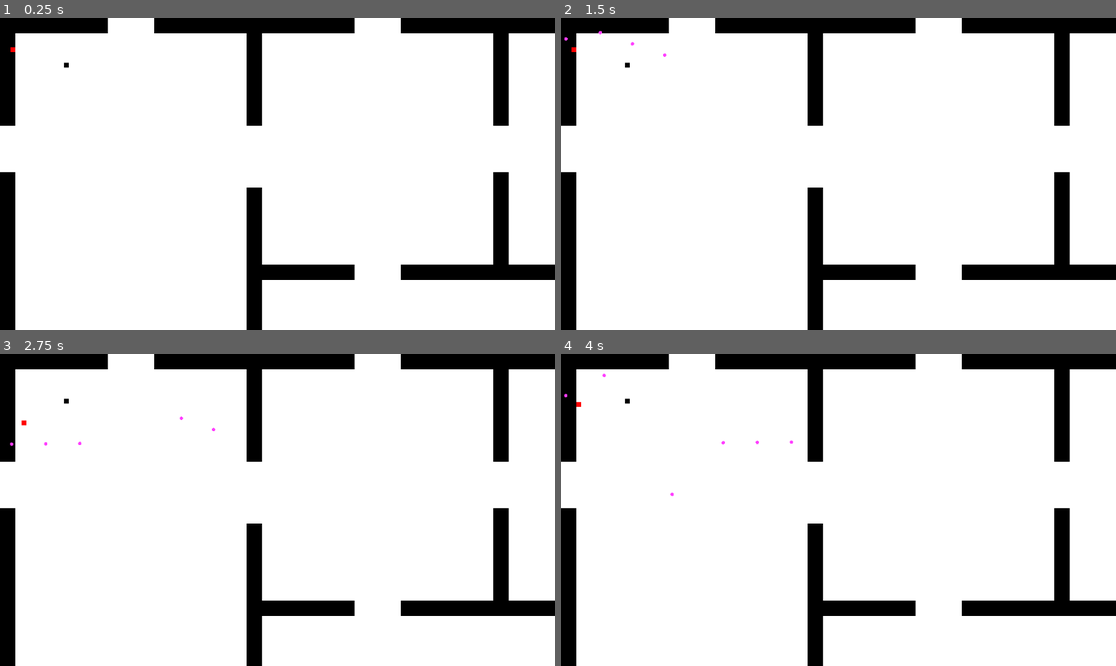
Above: before the commit, frames 1-4 (two rows, left to right).
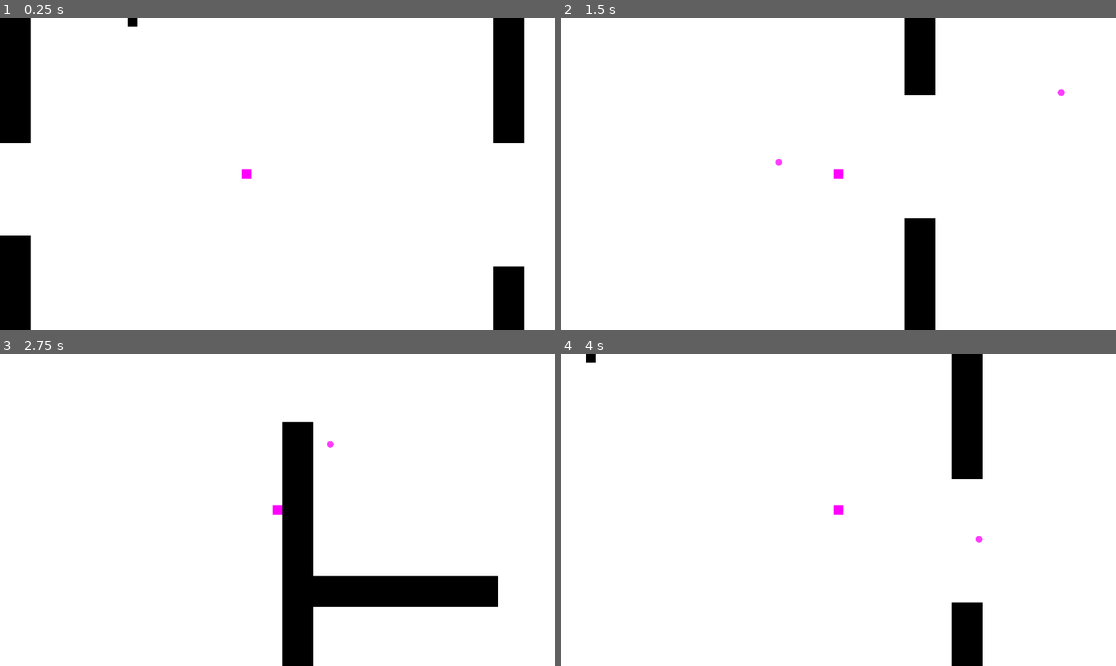
Above: after the commit, the same moments.

Repository: leRourou/CatsGame
Game: Godot game, scene res://scenes/Main.tscn
Same seed, same stepped clock (60 frames per second), same inputs: the game is played once before the commit and once after it.
Inputs (mouse positions are in pixels of both pictures, inside the frame that each line leads up to):
- Up to frame 1 (0.25 s): no input
- Up to frame 2 (1.5 s): tap Enter at 0.5 s; move the mouse to (960, 158) at 0.52 s; press the mouse at (960, 158) at 0.53 s; hold Right (ui_right) 0.53-1.28 s; move the mouse to (727, 189) at 1.27 s; release the mouse at (727, 189) at 1.28 s; hold Down (ui_down) from 1.28 s (still down); click (727, 189) at 1.35 s
- Up to frame 3 (2.75 s): move the mouse to (333, 441) at 2.02 s; release Down (ui_down) at 2.03 s; press the mouse at (333, 441) at 2.03 s; hold Right (ui_right) from 2.03 s (still down)
- Up to frame 4 (4 s): tap Space at 2.75 s; move the mouse to (810, 572) at 2.77 s; release Right (ui_right) at 2.78 s; release the mouse at (810, 572) at 2.78 s; hold Up (ui_up) 2.78-3.53 s; click (810, 572) at 2.85 s; move the mouse to (1005, 556) at 3.52 s; press the mouse at (1005, 556) at 3.53 s; hold Left (ui_left) from 3.53 s (still down)

The runs differ from the first frame. In frame 1, 13% of the frame differs, in the area x 0-100%, y 0-100%; in frame 2, 16%; in frame 3, 19%; in frame 4, 15%.

Commit message:
Fix problems

Diff:
--- a/project.godot
+++ b/project.godot
@@ -17,11 +17,10 @@
 
 [autoload]
 
-EnemyUtils="*res://scripts/utils/enemy_utils.gd"
 ScenesManager="*res://scripts/utils/scenes_manager.gd"
 MazeGenerator="*res://scripts/maze/maze_generator.gd"
+EnemyUtils="*res://scripts/utils/enemy_utils.gd"
 ProbaUtils="*res://scripts/utils/proba_utils.gd"
-PatternUtils="*res://scripts/maze/pattern_utils.gd"
 
 [input]
 
--- a/scenes/Room.tscn
+++ b/scenes/Room.tscn
@@ -1,27 +1,14 @@
-[gd_scene load_steps=9 format=4 uid="uid://dwxsan21i52s7"]
+[gd_scene load_steps=7 format=4 uid="uid://dwxsan21i52s7"]
 
-[ext_resource type="Script" path="res://scripts/maze/room.gd" id="1_3cfs7"]
-[ext_resource type="Texture2D" uid="uid://dax5qa7l3dsno" path="res://assets/BaseTileMap.png" id="2_6be6n"]
-[ext_resource type="Script" path="res://scenes/rooms_repository.gd" id="2_g0q0f"]
-[ext_resource type="Script" path="res://scenes/special_rooms.gd" id="4_fjevq"]
+[ext_resource type="Script" path="res://scripts/maze/rooms/room.gd" id="1_3cfs7"]
+[ext_resource type="Script" path="res://scripts/maze/rooms/rooms_repository.gd" id="2_g0q0f"]
+[ext_resource type="Script" path="res://scripts/maze/rooms/special_rooms.gd" id="4_fjevq"]
+[ext_resource type="TileSet" uid="uid://bsvp6mu54s7vd" path="res://scenes/RoomTileSet.tres" id="4_p6ogi"]
 
-[sub_resource type="NavigationPolygon" id="NavigationPolygon_fu2jv"]
-vertices = PackedVector2Array(8, 8, -8, 8, -8, -8, 8, -8)
-polygons = Array[PackedInt32Array]([PackedInt32Array(0, 1, 2, 3)])
-outlines = Array[PackedVector2Array]([PackedVector2Array(-8, -8, 8, -8, 8, 8, -8, 8)])
-agent_radius = 0.0
-
-[sub_resource type="TileSetAtlasSource" id="TileSetAtlasSource_vtdbg"]
-texture = ExtResource("2_6be6n")
-0:0/0 = 0
-0:0/0/physics_layer_0/polygon_0/points = PackedVector2Array(-8, -8, 8, -8, 8, 8, -8, 8)
-0:1/0 = 0
-0:1/0/navigation_layer_0/polygon = SubResource("NavigationPolygon_fu2jv")
-
-[sub_resource type="TileSet" id="TileSet_x1rlt"]
-physics_layer_0/collision_layer = 1
-navigation_layer_0/layers = 1
-sources/0 = SubResource("TileSetAtlasSource_vtdbg")
+[sub_resource type="NavigationPolygon" id="NavigationPolygon_6jyhp"]
+vertices = PackedVector2Array(630, 74, 1014, 74, 1014, 458, 1078, 458, 1078, 630, 1014, 630, 1014, 1014, 630, 1014, 458, 74, 630, 1078, 458, 1078, 458, 1014, 74, 1014, 74, 694, 10, 694, 10, 458, 74, 458, 74, 74, 458, 10, 630, 10)
+polygons = Array[PackedInt32Array]([PackedInt32Array(0, 1, 2), PackedInt32Array(2, 3, 4, 5), PackedInt32Array(5, 6, 7, 8), PackedInt32Array(7, 9, 10, 11), PackedInt32Array(11, 12, 13), PackedInt32Array(13, 14, 15, 16), PackedInt32Array(11, 16, 17, 8, 7), PackedInt32Array(8, 18, 19, 0), PackedInt32Array(11, 13, 16), PackedInt32Array(2, 5, 8, 0)])
+outlines = Array[PackedVector2Array]([PackedVector2Array(64, 64, 1024, 64, 1024, 1024, 64, 1024)])
 
 [sub_resource type="NavigationPolygon" id="NavigationPolygon_jbk4q"]
 vertices = PackedVector2Array(2038, 630, 2038, 1482, 1738, 1162, 1738, 950, 1654, 74, 2038, 458, 1674, 886, 1462, 886,  …(814 unchanged characters)…
@@ -40,14 +27,17 @@
 [node name="TreasureRoom" type="TileMapLayer" parent="RoomsRepository/SpecialRooms"]
 scale = Vector2(4, 4)
 tile_map_data = PackedByteArray("AAANAAkAAAAAAAEAAAANAAgAAAAAAAEAAAANAAcAAAAAAAEAAAANAAYAAAAAAAEAAAANAAUAAAAAAAEAAAANAA …(4544 unchanged characters)…
-tile_set = SubResource("TileSet_x1rlt")
+tile_set = ExtResource("4_p6ogi")
 
 [node name="NormalRooms" type="Node2D" parent="RoomsRepository"]
 
-[node name="Single" type="TileMapLayer" parent="RoomsRepository/NormalRooms"]
+[node name="Single" type="NavigationRegion2D" parent="RoomsRepository/NormalRooms"]
+navigation_polygon = SubResource("NavigationPolygon_6jyhp")
+
+[node name="Single" type="TileMapLayer" parent="RoomsRepository/NormalRooms/Single"]
 scale = Vector2(4, 4)
 tile_map_data = PackedByteArray("AAANAAkAAAAAAAEAAAANAAgAAAAAAAEAAAANAAcAAAAAAAEAAAANAAYAAAAAAAEAAAANAAUAAAAAAAEAAAANAA …(4544 unchanged characters)…
-tile_set = SubResource("TileSet_x1rlt")
+tile_set = ExtResource("4_p6ogi")
 
 [node name="Square2" type="NavigationRegion2D" parent="RoomsRepository/NormalRooms"]
 navigation_polygon = SubResource("NavigationPolygon_jbk4q")
@@ -56,49 +46,49 @@
 [node name="Square2" type="TileMapLayer" parent="RoomsRepository/NormalRooms/Square2"]
 scale = Vector2(4, 4)
 tile_map_data = PackedByteArray("AAANAAkAAAAAAAEAAAANAAgAAAAAAAEAAAANAAcAAAAAAAEAAAANAAYAAAAAAAEAAAANAAUAAAAAAAEAAAANAA …(17344 unchanged characters)…
-tile_set = SubResource("TileSet_x1rlt")
+tile_set = ExtResource("4_p6ogi")
 
 [node name="Square3" type="TileMapLayer" parent="RoomsRepository/NormalRooms"]
 scale = Vector2(4, 4)
 tile_map_data = PackedByteArray("AAANAAkAAAAAAAEAAAANAAgAAAAAAAEAAAANAAcAAAAAAAEAAAANAAYAAAAAAAEAAAANAAUAAAAAAAEAAAANAA …(38336 unchanged characters)…
-tile_set = SubResource("TileSet_x1rlt")
+tile_set = ExtResource("4_p6ogi")
 
 [node name="Triangle1" type="TileMapLayer" parent="RoomsRepository/NormalRooms"]
 scale = Vector2(4, 4)
 tile_map_data = PackedByteArray("AAAQABAAAAAAAAAAAAARABAAAAAAAAEAAAASABAAAAAAAAEAAAATABAAAAAAAAEAAAAUABAAAAAAAAEAAAAVAB …(13248 unchanged characters)…
-tile_set = SubResource("TileSet_x1rlt")
+tile_set = ExtResource("4_p6ogi")
 
 [node name="Triangle2" type="TileMapLayer" parent="RoomsRepository/NormalRooms"]
 scale = Vector2(4, 4)
 tile_map_data = PackedByteArray("AAANAAkAAAAAAAEAAAANAAgAAAAAAAEAAAANAAcAAAAAAAEAAAANAAYAAAAAAAEAAAANAAUAAAAAAAEAAAANAA …(13248 unchanged characters)…
-tile_set = SubResource("TileSet_x1rlt")
+tile_set = ExtResource("4_p6ogi")
 
 [node name="Triangle3" type="TileMapLayer" parent="RoomsRepository/NormalRooms"]
 scale = Vector2(4, 4)
 tile_map_data = PackedByteArray("AAANAAkAAAAAAAEAAAANAAgAAAAAAAEAAAANAAcAAAAAAAEAAAANAAYAAAAAAAEAAAANAAUAAAAAAAEAAAANAA …(13248 unchanged characters)…
-tile_set = SubResource("TileSet_x1rlt")
+tile_set = ExtResource("4_p6ogi")
 
 [node name="Triangle4" type="TileMapLayer" parent="RoomsRepository/NormalRooms"]
 scale = Vector2(4, 4)
 tile_map_data = PackedByteArray("AAANAAkAAAAAAAEAAAANAAgAAAAAAAEAAAANAAcAAAAAAAEAAAANAAYAAAAAAAEAAAANAAUAAAAAAAEAAAANAA …(13248 unchanged characters)…
-tile_set = SubResource("TileSet_x1rlt")
+tile_set = ExtResource("4_p6ogi")
 
 [node name="Long2" type="TileMapLayer" parent="RoomsRepository/NormalRooms"]
 scale = Vector2(4, 4)
 tile_map_data = PackedByteArray("AAANAAkAAAAAAAEAAAANAAgAAAAAAAEAAAANAAcAAAAAAAEAAAANAAYAAAAAAAEAAAANAAUAAAAAAAEAAAANAA …(8896 unchanged characters)…
-tile_set = SubResource("TileSet_x1rlt")
+tile_set = ExtResource("4_p6ogi")
 
 [node name="Long3" type="TileMapLayer" parent="RoomsRepository/NormalRooms"]
 scale = Vector2(4, 4)
 tile_map_data = PackedByteArray("AAANAAkAAAAAAAEAAAANAAgAAAAAAAEAAAANAAcAAAAAAAEAAAANAAYAAAAAAAEAAAANAAUAAAAAAAEAAAANAA …(13248 unchanged characters)…
-tile_set = SubResource("TileSet_x1rlt")
+tile_set = ExtResource("4_p6ogi")
 
 [node name="Large2" type="TileMapLayer" parent="RoomsRepository/NormalRooms"]
 scale = Vector2(4, 4)
 tile_map_data = PackedByteArray("AAANAAkAAAAAAAEAAAANAAgAAAAAAAEAAAANAAcAAAAAAAEAAAANAAYAAAAAAAEAAAANAAUAAAAAAAEAAAANAA …(8896 unchanged characters)…
-tile_set = SubResource("TileSet_x1rlt")
+tile_set = ExtResource("4_p6ogi")
 
 [node name="Large3" type="TileMapLayer" parent="RoomsRepository/NormalRooms"]
 scale = Vector2(4, 4)
 tile_map_data = PackedByteArray("AAANAAkAAAAAAAEAAAANAAgAAAAAAAEAAAANAAcAAAAAAAEAAAANAAYAAAAAAAEAAAANAAUAAAAAAAEAAAANAA …(13248 unchanged characters)…
-tile_set = SubResource("TileSet_x1rlt")
+tile_set = ExtResource("4_p6ogi")
--- /dev/null
+++ b/scenes/RoomTileSet.tres
@@ -0,0 +1,21 @@
+[gd_resource type="TileSet" load_steps=4 format=3 uid="uid://bsvp6mu54s7vd"]
+
+[ext_resource type="Texture2D" uid="uid://dax5qa7l3dsno" path="res://assets/BaseTileMap.png" id="1_855qu"]
+
+[sub_resource type="NavigationPolygon" id="NavigationPolygon_fu2jv"]
+vertices = PackedVector2Array(8, 8, -8, 8, -8, -8, 8, -8)
+polygons = Array[PackedInt32Array]([PackedInt32Array(0, 1, 2, 3)])
+outlines = Array[PackedVector2Array]([PackedVector2Array(-8, -8, 8, -8, 8, 8, -8, 8)])
+agent_radius = 0.0
+
+[sub_resource type="TileSetAtlasSource" id="TileSetAtlasSource_vtdbg"]
+texture = ExtResource("1_855qu")
+0:0/0 = 0
+0:0/0/physics_layer_0/polygon_0/points = PackedVector2Array(-8, -8, 8, -8, 8, 8, -8, 8)
+0:1/0 = 0
+0:1/0/navigation_layer_0/polygon = SubResource("NavigationPolygon_fu2jv")
+
+[resource]
+physics_layer_0/collision_layer = 1
+navigation_layer_0/layers = 1
+sources/0 = SubResource("TileSetAtlasSource_vtdbg")
--- a/scenes/bullet.tscn
+++ b/scenes/bullet.tscn
@@ -10,8 +10,8 @@
 [node name="Bullet" type="Area2D"]
 modulate = Color(1, 0.239216, 1, 1)
 z_index = 1
-collision_layer = 3
-collision_mask = 3
+collision_layer = 11
+collision_mask = 11
 script = ExtResource("1_qerra")
 
 [node name="CollisionShape2D" type="CollisionShape2D" parent="."]
--- a/scenes/game.tscn
+++ b/scenes/game.tscn
@@ -6,7 +6,6 @@
 script = ExtResource("1_mtc0x")
 
 [node name="Camera" type="Camera2D" parent="."]
-zoom = Vector2(0.5, 0.5)
 limit_left = 0
 limit_top = 0
 limit_right = 6208
--- a/scenes/special_rooms.gd
+++ /dev/null
@@ -1,14 +0,0 @@
-class_name SpecialRoom extends Room
-
-enum SpecialRoomType { START, FINISH, SHOP, TREASURE, JAIL, MINI_BOSS }
-
-var _type: SpecialRoomType
-
-func _init(position: Vector2, type: SpecialRoomType):
-	self._position_in_maze = position
-	var pattern = PatternUtils.get_pattern_from_type(type)
-	self._tiles = PatternUtils.get_pattern_tiles(pattern)
-	self._char = PatternUtils.get_char_from_type(type)
-
-func get_type():
-	return _type
--- a/scripts/bullet.gd
+++ b/scripts/bullet.gd
@@ -1,7 +1,7 @@
 class_name Bullet extends Area2D
 const bulletPath = preload("res://scenes/bullet.tscn")
 
-const SPEED = 500
+const SPEED = 1500
 const STUN_TIME = 0.0
 const DAMAGES = 120
 const MAX_DISTANCE = 1000
@@ -52,6 +52,6 @@
 		body.hitted(self)
 		remove_bullet()
 
-func _on_body_shape_entered(body_rid, body, body_shape_index, local_shape_index):
+func _on_body_shape_entered(_body_rid, body, _body_shape_index, _local_shape_index):
 	if (body is TileMap):
 		remove_bullet()
--- a/scripts/game.gd
+++ b/scripts/game.gd
@@ -12,25 +12,26 @@
 
 func _ready():
 	add_maze()
+	player.position = Vector2(16 * 32, 16 * 32)
 	add_child(player)
 	instanciate_ennemies()
 
-func _process(delta):
+func _process(_delta):
 	camera_follow_player()
 
 func add_maze():
-	var maze = MazeGenerator.generate()
+	maze = MazeGenerator.generate()
 	var rooms: Array[Room] = maze.get_rooms()
 	var room_scene = roomPath.instantiate()
 	var repo = room_scene.get_child(0)
 	for room in rooms:
-		var single_room_instance = repo.get_normal_room(room.get_pattern())
-		var pos =  room.get_position_in_maze() * 16 * 64
-		print("-----------")
-		print(room)
-		print(room.get_pattern())
-		print(single_room_instance)
-		print("-----------")
+		var single_room_instance = repo.get_normal_room(room.get_pattern().get_type())
+		var pos = room.get_position_in_maze() * 16 * 64
+		# print("-----------")
+		# print(room)
+		# print(room.get_pattern())
+		# print(single_room_instance)
+		# print("-----------")
 		single_room_instance.position = pos
 		maze_rooms.add_child(single_room_instance)
 	print(maze)
--- a/scripts/maze/maze.gd
+++ b/scripts/maze/maze.gd
@@ -1,18 +1,18 @@
 class_name Maze extends Node
 static var rng = RandomNumberGenerator.new()
 
-enum SideTile { TOP, BOTTOM, LEFT, RIGHT }
+enum SideTile {TOP, BOTTOM, LEFT, RIGHT}
 
-var size: int
+var _size: int
 var _rooms: Array[Room]
 var tiles: Array[Vector2]
 var _placable_patterns: Array
 
 func _init(size: int):
-	self.size = size
+	self._size = size
 	_rooms = []
 	tiles = []
-	_placable_patterns = PatternUtils.Patterns.values()
+	_placable_patterns = Pattern.Type.values()
 	for y in range(size):
 		for x in range(size):
 			tiles.append(Vector2(x, y))
@@ -27,19 +27,19 @@
 	return _placable_patterns
 
 # Returns the first position the pattern can be placed
-func get_first_position_pattern(pattern: PatternUtils.Patterns, is_side = null, rand_start_pos = true):
-	if (pattern == PatternUtils.Patterns.SINGLE):
+func get_first_position_pattern(pattern: Pattern.Type, is_side = null, rand_start_pos = true):
+	if (pattern == Pattern.Type.SINGLE):
 		if (is_side):
 			return get_empty_side_tile(is_side)
 		return get_empty_rand_tile()
 
-	var pattern_tiles = PatternUtils.get_pattern_tiles(pattern)
+	var pattern_tiles = Pattern.get_pattern_from_type(pattern)
 	var cursor = Vector2.ZERO
 	if (rand_start_pos):
 		cursor = get_empty_rand_tile()
 	for tile in tiles:
 		if (rand_start_pos):
-			tile = Vector2(int(tile.x + cursor.x) % size , int(tile.x + cursor.x) % size)
+			tile = Vector2(int(tile.x + cursor.x) % _size, int(tile.x + cursor.x) % _size)
 		var can_place = true
 		for pattern_tile in pattern_tiles:
 			var pos = tile + pattern_tile
@@ -52,8 +52,8 @@
 	return null
 
 # Removes patterns that can be placed in the maze
-func remove_placable_patterns(pattern: PatternUtils.Patterns):
-	var patterns_to_remove = PatternUtils.get_patterns_to_remove(pattern)
+func remove_placable_patterns(pattern_type: Pattern.Type):
+	var patterns_to_remove = PatternInfos.get_patterns_to_remove(pattern_type)
 	for pattern_to_remove in patterns_to_remove:
 		_placable_patterns.erase(pattern_to_remove)
 
@@ -62,21 +62,21 @@
 	return tiles[index]
 
 func get_side_tile(side_tile: SideTile) -> Vector2:
-	var rand_side = rng.randi_range(0, size - 1)
+	var rand_side = rng.randi_range(0, _size - 1)
 	match side_tile:
 		SideTile.TOP:
 			return Vector2(rand_side, 0)
 		SideTile.BOTTOM:
-			return Vector2(rand_side, size - 1)
+			return Vector2(rand_side, _size - 1)
 		SideTile.LEFT:
 			return Vector2(0, rand_side)
 		SideTile.RIGHT:
-			return Vector2(size - 1, rand_side)
+			return Vector2(_size - 1, rand_side)
 	return Vector2()
 
 # Returns the total of tiles of the maze
 func get_tile_count():
-	return size * size
+	return _size * _size
 
 # Returns the amount of empty tiles
 func get_empty_tiles_count():
@@ -103,7 +103,7 @@
 # Add a room to the maze
 func add_room(room: Room) -> bool:
 	_rooms.append(room)
-	for tile in room.get_tiles():
+	for tile in room.get_pattern().get_tiles():
 		tiles.erase(room.get_position_in_maze() + tile)
 	return true
 
@@ -116,8 +116,8 @@
 
 func _to_string() -> String:
 	var output = ""
-	for y in range(size):
-		for x in range(size):
+	for y in range(_size):
+		for x in range(_size):
 			var pos = Vector2(x, y)
 			var room = get_room_at_tile(pos)
 			if room:
--- a/scripts/maze/maze_generator.gd
+++ b/scripts/maze/maze_generator.gd
@@ -7,17 +7,16 @@
 
 func generate() -> Maze:
 	var maze = Maze.new(MAZE_SIZE)
-	generate_special_room(maze, SpecialRoom.SpecialRoomType.START)
-	generate_special_room(maze, SpecialRoom.SpecialRoomType.FINISH)
+	generate_special_room(maze, SpecialRoom.Type.START)
+	print("test")
 	var treasure_count = get_treasure_rooms_count(maze)
 	for i in range(treasure_count):
-		generate_special_room(maze, SpecialRoom.SpecialRoomType.TREASURE)
+		generate_special_room(maze, SpecialRoom.Type.TREASURE)
 	if (ProbaUtils.check(PROBA_MINI_BOSS)):
-		generate_special_room(maze, SpecialRoom.SpecialRoomType.MINI_BOSS)
+		generate_special_room(maze, SpecialRoom.Type.MINI_BOSS)
 	if (ProbaUtils.check(PROBA_JAIL)):
-		generate_special_room(maze, SpecialRoom.SpecialRoomType.JAIL)
-	var count = 0
-	generate_special_room(maze, SpecialRoom.SpecialRoomType.SHOP)
+		generate_special_room(maze, SpecialRoom.Type.JAIL)
+	generate_special_room(maze, SpecialRoom.Type.SHOP)
 	while not maze.is_maze_complete():
 		if (maze.get_placable_patterns().size() == 1):
 			fill_maze_with_single_rooms(maze)
@@ -29,16 +28,16 @@
 	var placable_patterns: Array = maze.get_placable_patterns()
 	var pattern = -1
 	while (!placable_patterns.has(pattern)):
-		pattern = ProbaUtils.check_pondered_dict(PatternUtils.PATTERNS_INFORMATIONS)
+		pattern = ProbaUtils.check_pondered_dict(PatternInfos.PATTERNS_INFORMATIONS)
 	generate_room(maze, pattern, "O")
 
-func generate_special_room(maze: Maze, room_type: SpecialRoom.SpecialRoomType):
-	var is_side = PatternUtils.get_room_side(room_type)
-	var char = PatternUtils.get_char_from_type(room_type)
-	var pattern = PatternUtils.get_pattern_from_type(room_type)
+func generate_special_room(maze: Maze, room_type: SpecialRoom.Type):
+	var is_side = SpecialRoom.get_room_side(room_type)
+	var char = SpecialRoom.get_char_from_type(room_type)
+	var pattern = SpecialRoom.get_pattern_from_type(room_type)
 	generate_room(maze, pattern, char, is_side, true)
 
-func generate_room(maze: Maze, pattern: PatternUtils.Patterns, char: String, is_side = null, rand_start_pos: bool = false):
+func generate_room(maze: Maze, pattern: Pattern.Type, char: String, is_side = null, rand_start_pos: bool = false):
 	var pos = maze.get_first_position_pattern(pattern, is_side, rand_start_pos)
 	if (pos != null):
 		var room = Room.new(pos, pattern, char)
@@ -46,7 +45,7 @@
 
 func fill_maze_with_single_rooms(maze: Maze):
 	var pos = maze.get_empty_rand_tile()
-	var room = Room.new(pos, PatternUtils.Patterns.SINGLE)
+	var room = Room.new(pos, Pattern.Type.SINGLE)
 	maze.add_room(room)
 
 func get_treasure_rooms_count(maze: Maze, count: int = 1) -> int:
--- /dev/null
+++ b/scripts/maze/rooms/pattern/pattern.gd
@@ -0,0 +1,70 @@
+class_name Pattern extends Node
+
+enum Type {SINGLE, SQUARE_2, SQUARE_3, TRIANGLE_1, TRIANGLE_2, TRIANGLE_3, TRIANGLE_4, LONG_2, LONG_3, LARGE_2, LARGE_3}
+
+var _type: Type
+var _tiles: Array[Vector2]
+var _remove_if_not_placable: Array[Type]
+var _patterns: Array[Pattern]
+
+func _init(pattern: Type):
+	self._type = pattern
+	self._tiles = get_pattern_from_type(pattern)
+
+# Tiles getter
+func get_tiles():
+	return _tiles
+
+# Type getter
+func get_type():
+	return _type
+
+# Remove if not placable getter
+func get_remove_if_not_placable():
+	return _remove_if_not_placable
+
+# Returns pattern tiles from pattern
+static func get_pattern_from_type(pattern: Type) -> Array[Vector2]:
+	match (pattern):
+		Type.SINGLE:
+			return create_single_room_pattern()
+		Type.SQUARE_2:
+			return create_squared_room_pattern(2)
+		Type.SQUARE_3:
+			return create_squared_room_pattern(3)
+		Type.TRIANGLE_1:
+			return create_triangle_room_pattern(1)
+		Type.TRIANGLE_2:
+			return create_triangle_room_pattern(2)
+		Type.TRIANGLE_3:
+			return create_triangle_room_pattern(3)
+		Type.TRIANGLE_4:
+			return create_triangle_room_pattern(4)
+		Type.LONG_2:
+			return create_rectange_tiles_pattern(1, 2)
+		Type.LONG_3:
+			return create_rectange_tiles_pattern(1, 3)
+		Type.LARGE_2:
+			return create_rectange_tiles_pattern(2, 1)
+		Type.LARGE_3:
+			return create_rectange_tiles_pattern(3, 1)
+		_:
+			return create_single_room_pattern()
+
+static func create_single_room_pattern() -> Array[Vector2]:
+	return [Vector2.ZERO]
+
+static func create_squared_room_pattern(size: int) -> Array[Vector2]:
+	return create_rectange_tiles_pattern(size, size)
+
+static func create_rectange_tiles_pattern(horizontal: int, vertical: int) -> Array[Vector2]:
+	var tiles_list: Array[Vector2] = []
+	for i in range(horizontal):
+		for j in range(vertical):
+			tiles_list.append(Vector2(i, j))
+	return tiles_list
+
+static func create_triangle_room_pattern(orientation: int) -> Array[Vector2]:
+	var tiles = create_squared_room_pattern(2)
+	tiles.remove_at(orientation - 1)
+	return tiles
--- /dev/null
+++ b/scripts/maze/rooms/pattern/pattern_informations.gd
@@ -0,0 +1,73 @@
+class_name PatternInfos extends Node2D
+
+const PATTERNS_INFORMATIONS: Dictionary = {
+	Pattern.Type.SINGLE: {
+		"weight": 30,
+		"remove_if_not_placable": [],
+	},
+	Pattern.Type.SQUARE_2: {
+		"weight": 15,
+		"remove_if_not_placable": [Pattern.Type.SQUARE_2, Pattern.Type.SQUARE_3]
+	},
+	Pattern.Type.SQUARE_3: {
+		"weight": 5,
+		"remove_if_not_placable": []
+	},
+	Pattern.Type.TRIANGLE_1: {
+		"weight": 5,
+		"remove_if_not_placable": [Pattern.Type.SQUARE_2, Pattern.Type.SQUARE_3]
+	},
+	Pattern.Type.TRIANGLE_2: {
+		"weight": 5,
+		"remove_if_not_placable": [Pattern.Type.SQUARE_2, Pattern.Type.SQUARE_3]
+	},
+	Pattern.Type.TRIANGLE_3: {
+		"weight": 5,
+		"remove_if_not_placable": [Pattern.Type.SQUARE_2, Pattern.Type.SQUARE_3]
+	},
+	Pattern.Type.TRIANGLE_4: {
+		"weight": 5,
+		"remove_if_not_placable": [Pattern.Type.SQUARE_2, Pattern.Type.SQUARE_3]
+	},
+	Pattern.Type.LONG_2: {
+		"weight": 10,
+		"remove_if_not_placable": [
+			Pattern.Type.LONG_3,
+			Pattern.Type.TRIANGLE_1,
+			Pattern.Type.TRIANGLE_2,
+			Pattern.Type.TRIANGLE_3,
+			Pattern.Type.TRIANGLE_4,
+			Pattern.Type.SQUARE_2,
+			Pattern.Type.SQUARE_3,
+		]
+	},
+	Pattern.Type.LONG_3: {
+		"weight": 5,
+		"remove_if_not_placable": [
+			Pattern.Type.SQUARE_3,
+		]
+	},
+	Pattern.Type.LARGE_2: {
+		"weight": 10,
+		"remove_if_not_placable": [
+			Pattern.Type.LARGE_3,
+			Pattern.Type.TRIANGLE_1,
+			Pattern.Type.TRIANGLE_2,
+			Pattern.Type.TRIANGLE_3,
+			Pattern.Type.TRIANGLE_4,
+			Pattern.Type.SQUARE_2,
+			Pattern.Type.SQUARE_3,
+		]
+	},
+	Pattern.Type.LARGE_3: {
+		"weight": 5,
+		"remove_if_not_placable": [
+			Pattern.Type.SQUARE_3,
+		]
+	}
+}
+
+
+# Returns patterns that will be removed when a pattern can't be placed on a maze
+static func get_patterns_to_remove(pattern: Pattern.Type):
+	return PATTERNS_INFORMATIONS[pattern].remove_if_not_placable
--- a/scripts/maze/room.gd
+++ b/scripts/maze/rooms/room.gd
@@ -1,21 +1,16 @@
 class_name Room extends Node2D
 
-var _tiles:Array[Vector2]
 var _position_in_maze: Vector2
 var _char: String
 var _pattern
 
-func _init(position: Vector2, pattern: PatternUtils.Patterns, symb: String = "O"):
-	self._position_in_maze = position
-	self._pattern = pattern
-	self._tiles = PatternUtils.get_pattern_tiles(pattern)
+func _init(position_in_maze: Vector2, pattern_type: Pattern.Type, symb: String = "O"):
+	self._position_in_maze = position_in_maze
+	self._pattern = Pattern.new(pattern_type)
 	self._char = symb
 
 func get_pattern():
 	return _pattern
-
-func get_tiles():
-	return self._tiles
 
 func get_position_in_maze():
 	return _position_in_maze
@@ -24,7 +19,7 @@
 	return _char
 
 func is_tile_in_room(pos: Vector2) -> bool:
-	for tile in _tiles:
+	for tile in _pattern.get_tiles():
 		if tile + _position_in_maze == pos:
 			return true
 	return false
@@ -33,7 +28,7 @@
 	var result = "Position " + str(_position_in_maze) + "\n"
 	var max_x = 0
 	var max_y = 0
-	for tile in _tiles:
+	for tile in _pattern.get_tiles():
 		if tile.x > max_x:
 			max_x = tile.x
 		if tile.y > max_y:
@@ -44,7 +39,7 @@
 		for x in range(max_x + 1):
 			row.append(" ")
 		grid.append(row)
-	for tile in get_tiles():
+	for tile in _pattern.get_tiles():
 		grid[tile.y][tile.x] = "O"
 	for row in grid:
 		for cell in row:
--- a/scenes/rooms_repository.gd
+++ b/scripts/maze/rooms/rooms_repository.gd
@@ -1,4 +1,4 @@
 class_name RoomRepository extends Node2D
 
-func get_normal_room(pattern: PatternUtils.Patterns) -> Node2D:
+func get_normal_room(pattern: Pattern.Type) -> Node2D:
 	return $NormalRooms.get_child(pattern).duplicate()
--- /dev/null
+++ b/scripts/maze/rooms/special_rooms.gd
@@ -0,0 +1,59 @@
+class_name SpecialRoom extends Room
+
+enum Type {START, FINISH, SHOP, TREASURE, JAIL, MINI_BOSS}
+
+var _type: Type
+
+const ROOMS_INFORMATIONS = {
+	Type.START: {
+		"char": "S",
+		"pattern": Pattern.Type.SINGLE,
+		"side": Maze.SideTile.LEFT
+	},
+	Type.FINISH: {
+		"char": "F",
+		"pattern": Pattern.Type.SINGLE,
+		"side": Maze.SideTile.RIGHT
+	},
+	Type.SHOP: {
+		"char": "B",
+		"pattern": Pattern.Type.SINGLE,
+	},
+	Type.TREASURE: {
+		"char": "T",
+		"pattern": Pattern.Type.SINGLE,
+	},
+	Type.JAIL: {
+		"char": "J",
+		"pattern": Pattern.Type.SQUARE_3,
+	},
+	Type.MINI_BOSS: {
+		"char": "M",
+		"pattern": Pattern.Type.SINGLE,
+	}
+}
+
+func _init(position_in_maze: Vector2, type: Type):
+	self._position_in_maze = position_in_maze
+	var pattern = get_pattern_from_type(type)
+	self._tiles = Pattern.get_pattern_from_type(pattern)
+	self._char = get_char_from_type(type)
+
+func get_type():
+	return _type
+
+# Returns the side of the room type is it has
+# Returns null if no room side
+static func get_room_side(room_type: Type):
+	var room_infos = ROOMS_INFORMATIONS[room_type]
+	if (room_infos).has("side"):
+		return room_infos.side
+	return null
+
+# Returns type from Room Type
+static func get_pattern_from_type(room_type: Type) -> Pattern.Type:
+	return ROOMS_INFORMATIONS[room_type].pattern
+
+# Returns char from Room type
+static func get_char_from_type(room_type: Type) -> String:
+	return ROOMS_INFORMATIONS[room_type].char
--- a/scripts/player/player.gd
+++ b/scripts/player/player.gd
@@ -29,7 +29,7 @@
 	Bullet.instanciate(self, (get_global_mouse_position() - global_position).normalized())
 	shoot_timer.start(TIME_BETWEEN_SHOOTS)
 
-func move(delta):
+func move(_delta):
 	var direction = Vector2.ZERO
 	if Input.is_action_pressed("ui_up"):
 		direction.y -= 1
